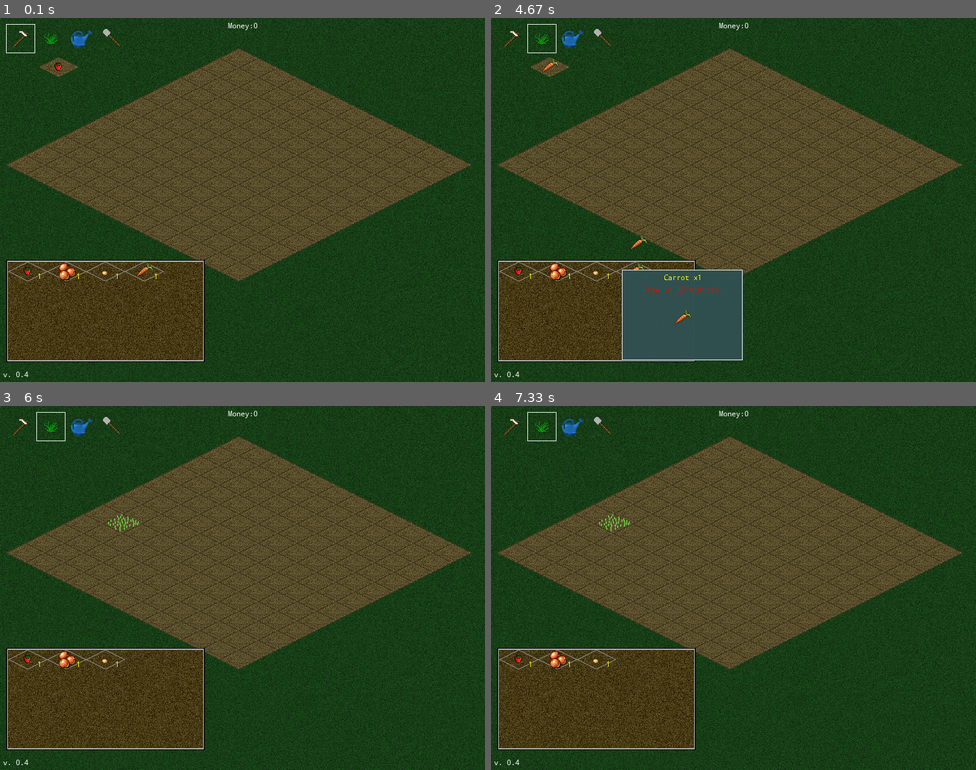
Above: before the commit, frames 1-4 (two rows, left to right).
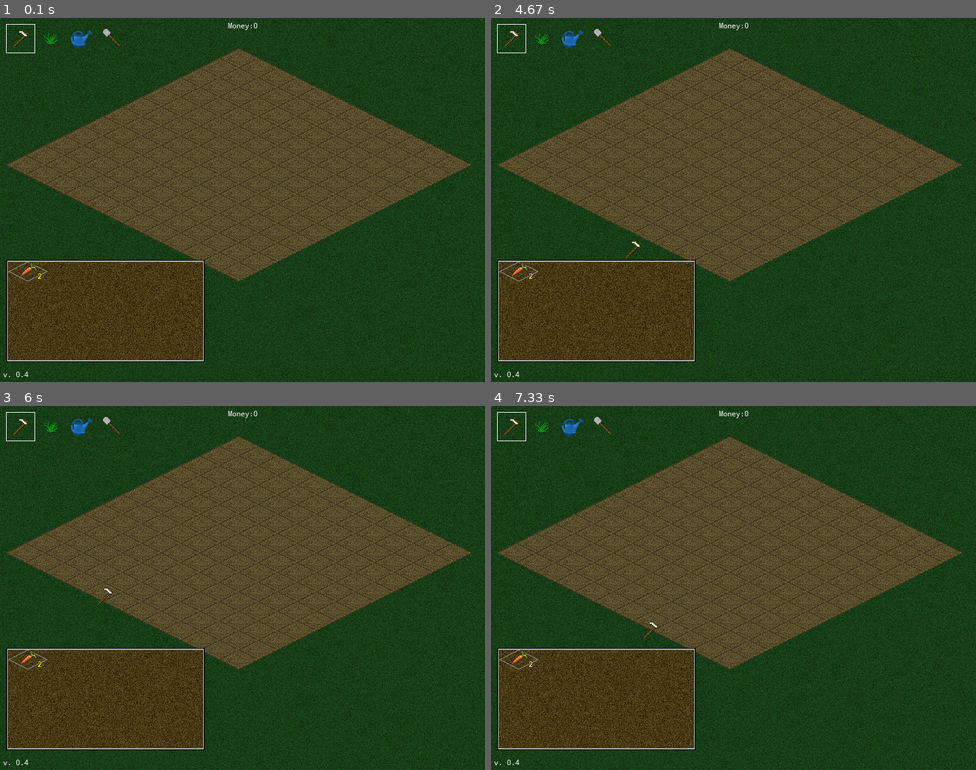
Above: after the commit, the same moments.

Repository: orneo1212/PythonFarmGame
Game: pygame game, started from pyFarmGame.py
Two runs of this game, one before a commit and one after it. Both use one fixed random seed, a clock stepped at 60 frames per second and the inputs below. The source is Python 2; it was converted automatically to run under Python 3.
Inputs (mouse positions are in pixels of both pictures, inside the frame that each line leads up to):
- Up to frame 1 (0.1 s): no input
- Up to frame 2 (4.67 s): click (733, 200) at 0.38 s; click (782, 280) at 0.72 s; tap S at 1, 1.33 s; click (617, 127) at 1.72 s; click (738, 236) at 2.05 s; click (917, 338) at 2.38 s; click (655, 79) at 2.72 s; click (903, 294) at 3.05 s; click (908, 170) at 3.38 s; click (578, 152) at 3.72 s; click (588, 76) at 4.05 s; click (617, 265) at 4.38 s
- Up to frame 3 (6 s): click (135, 522) at 4.72 s; click (135, 558) at 5.05 s; click (135, 522) at 5.38 s; click (92, 609) at 5.72 s
- Up to frame 4 (7.33 s): click (903, 584) at 6.05 s; click (883, 675) at 6.38 s; click (621, 711) at 6.72 s; click (636, 646) at 7.05 s

The runs differ from the first frame. In frame 1, 0.6% of the frame differs, in the area x 4-34%, y 10-73%; in frame 2, 6.9%, in the area x 1-52%, y 1-95%; in frame 3, 0.4%; in frame 4, 0.4%.

Commit message:
Two carrots on start

Diff:
--- a/farmlib/player.py
+++ b/farmlib/player.py
@@ -2,8 +2,8 @@
 
 class Player:
     def __init__(self):
-        self.inventory = [0, 1, 2, 3]
-        self.itemscounter = {'0':1, '1':1, '2':1, '3':1}
+        self.inventory = [3]
+        self.itemscounter = {'3':2}
         self.money = 0
 
     def update(self):
